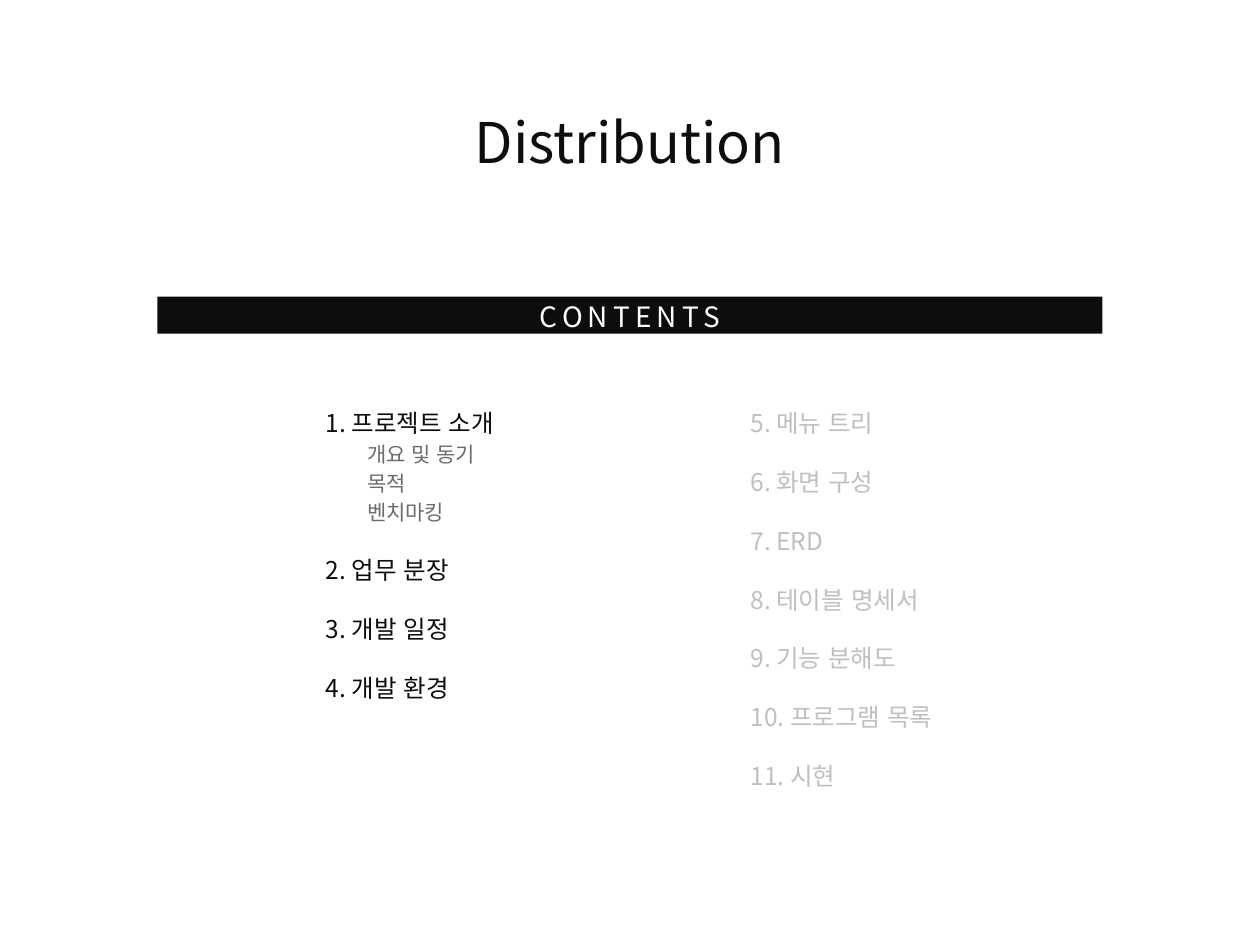
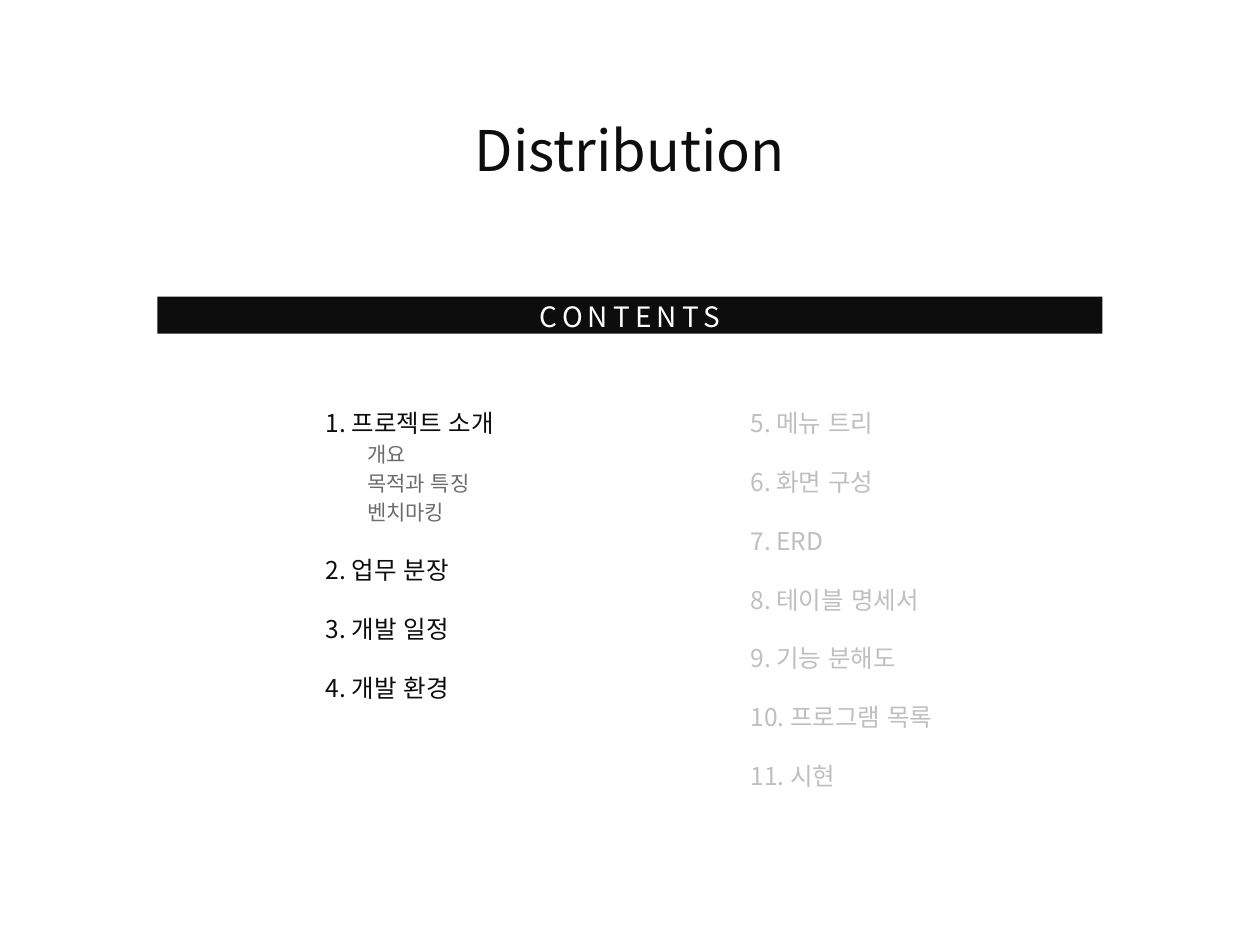
Before and after one commit to theselah/erp-team3, a slide deck: slide 2 of Distribution.pptx. Drawn at 1260x945 pixels with LibreOffice and Linux fonts; fonts in the diff are those of the drawing. Boxes give left, top, right and bottom in pixels: in the first picture for what was removed or moved away, otherwise in the second. Text is boxed around its words. In the diff, an @@ line names an element or a change of style, - is before the commit and + after.

```diff
--- a/Distribution.pptx
+++ b/Distribution.pptx
@@ text "Distribution": place and size @@
-text "Distribution" at (475, 118, 785, 164)
+text "Distribution" at (475, 126, 785, 172)
@@ text at (367, 444, 470, 522): text changed @@
-개요 및 동기
-목적
-벤치마킹
+개요
+목적과 특징
+벤치마킹
```
Also in this commit, not shown: 6 other slides changed, 8 slides added, 3 slides removed.
